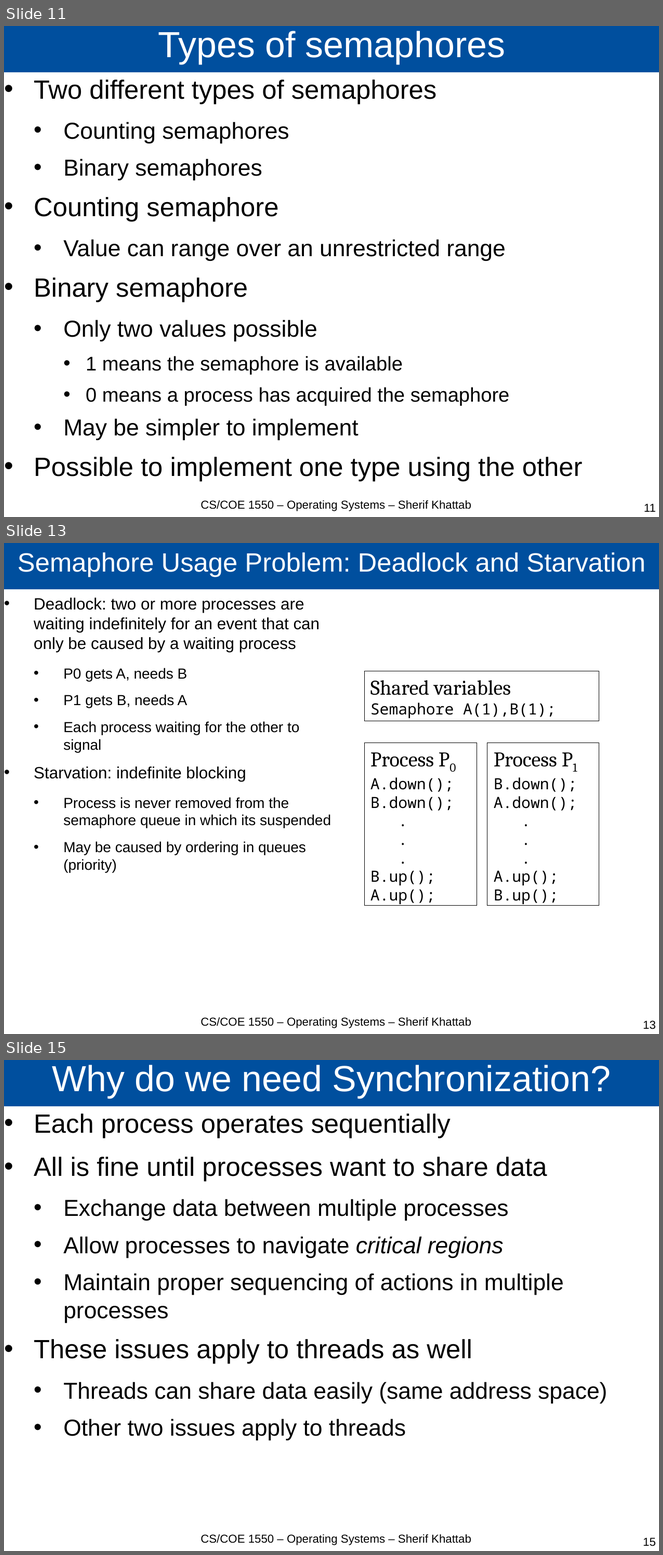
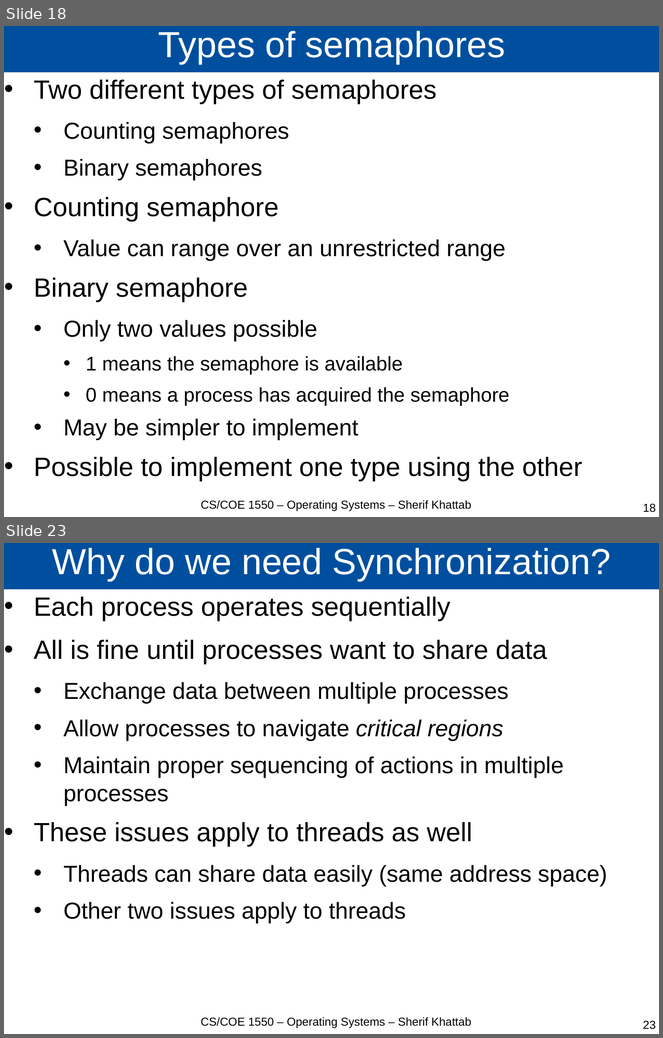
Before and after one commit to cs1550-2224/cs1550-code-handouts, a slide deck: DraftSlides/Lecture3.pptx. Shown one above the other, each under a label of ours: slides 11, 13 and 15 before the commit, slides 18 and 23 after it; the slides between them are not shown. The pictures are 663x1555 and 663x1038 pixels, drawn with LibreOffice and Linux fonts; fonts in the diff are those of the drawing. Boxes give left, top, right and bottom in pixels: in the first picture for what was removed or moved away, otherwise in the second. Text is boxed around its words. In the diff, an @@ line names an element or a change of style, - is before the commit and + after.

```diff
--- a/DraftSlides/Lecture3.pptx
+++ b/DraftSlides/Lecture3.pptx
@@ slide 13 removed at (4, 543, 659, 1034), background #FFFFFF @@
@@ title removed at (4, 543, 659, 590) @@
-Semaphore Usage Problem: Deadlock and Starvation
@@ text removed at (34, 598, 331, 873) @@
-• Deadlock: two or more processes are waiting indefinitely for an event that can only be caused by a waiting process
-  • P0 gets A, needs B
-  • P1 gets B, needs A
-  • Each process waiting for the other to signal
-• Starvation: indefinite blocking
-  • Process is never removed from the semaphore queue in which its suspended
-  • May be caused by ordering in queues (priority)
@@ rectangle removed at (364, 671, 599, 721) @@
-Shared variables
-Semaphore A(1),B(1);
@@ rectangle removed at (364, 743, 477, 905) @@
-Process P0
-A.down();
-B.down();
-.
-.
-.
-B.up();
-A.up();
@@ rectangle removed at (488, 743, 600, 905) @@
-Process P1
-B.down();
-A.down();
-.
-.
-.
-A.up();
-B.up();
@@ text removed at (201, 1018, 471, 1029) @@
-CS/COE 1550 – Operating Systems – Sherif Khattab
@@ page number removed at (643, 1021, 656, 1030) @@
-13
@@ what was slide 11 is now slide 18 @@
@@ page number at (643, 504, 656, 513): text changed @@
-11
+18
@@ what was slide 15 is now slide 23 @@
@@ page number at (643, 1021, 656, 1030): text changed @@
-15
+23
```
Also in this commit, not shown: 13 slides changed, 11 slides added, 1 other slide removed, 2 other files.
